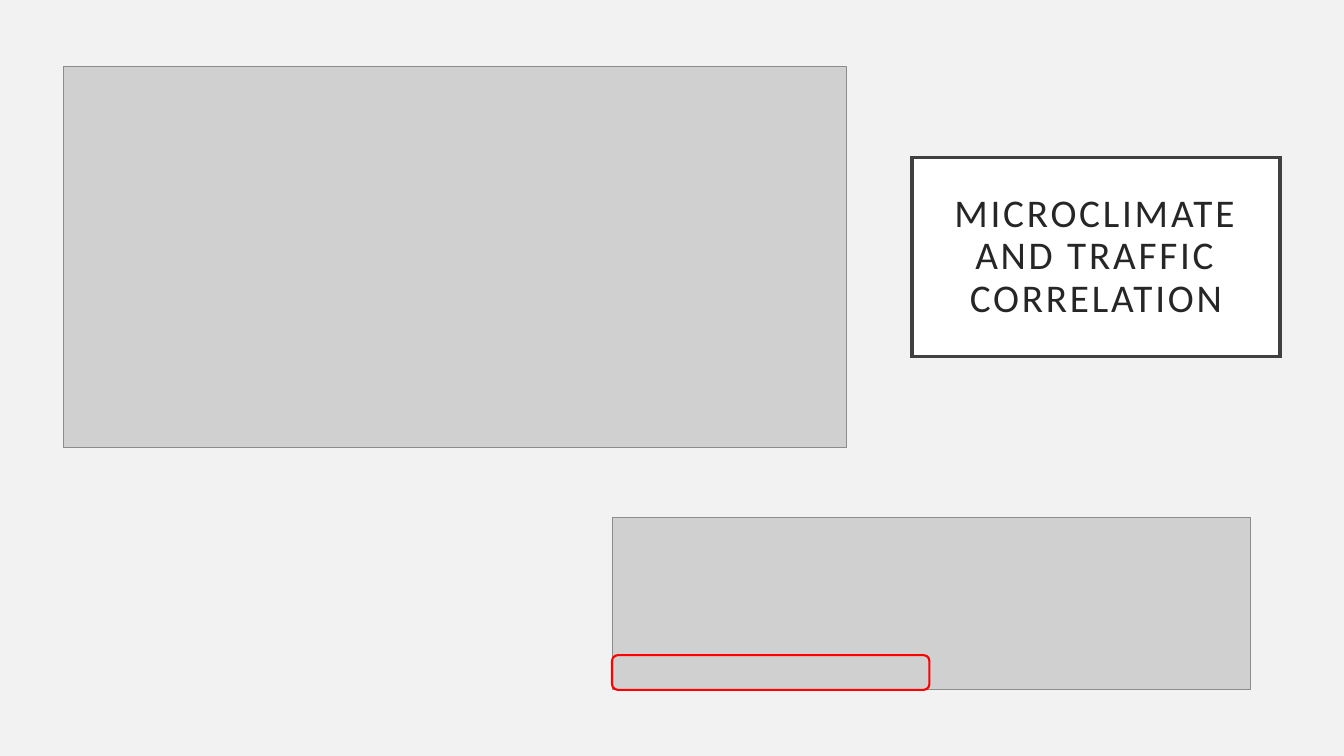
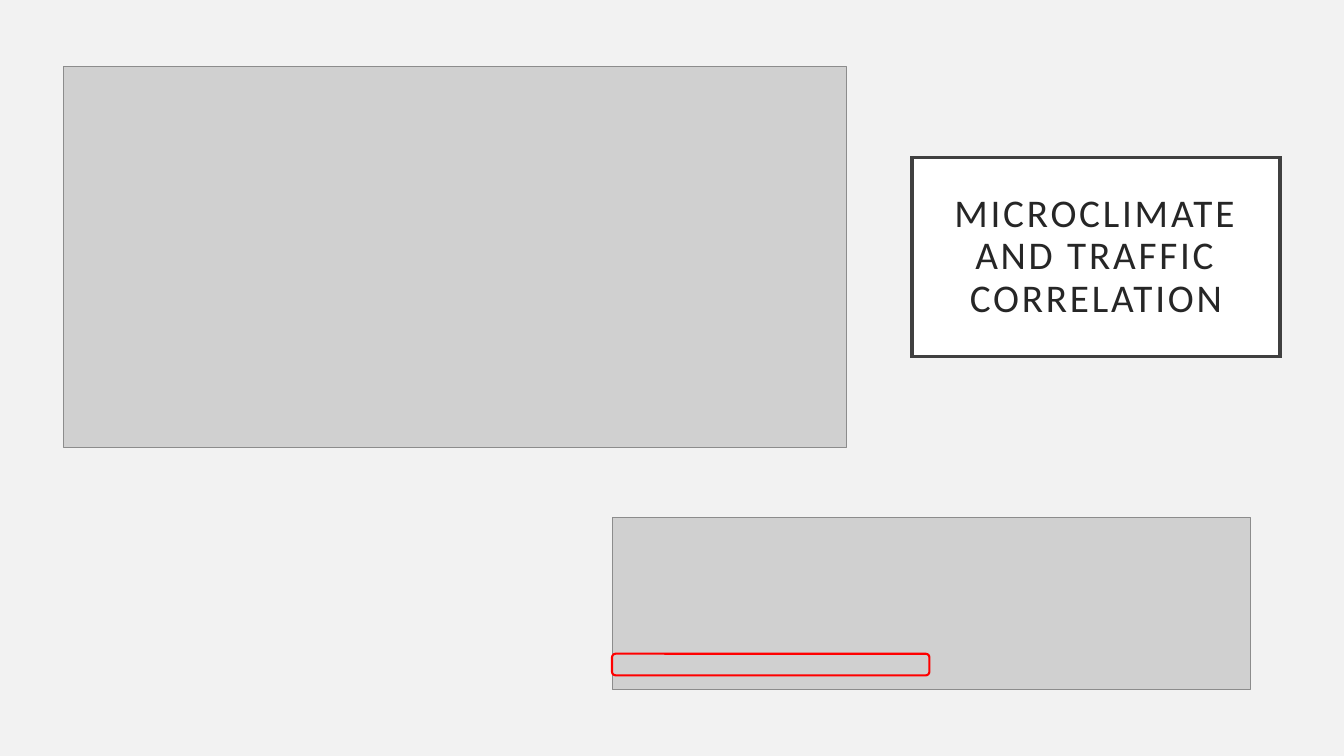
Before and after one commit to georgiaps/IoT_Project, a slide deck: slide 11 of presentations/City Microclimate and Traffic Analysis__v2.pptx. Drawn at 1344x756 pixels with LibreOffice and Linux fonts; fonts in the diff are those of the drawing; grey boxes stand for pictures. Boxes give left, top, right and bottom in pixels: in the first picture for what was removed or moved away, otherwise in the second. Text is boxed around its words. In the diff, an @@ line names an element or a change of style, - is before the commit and + after.

```diff
--- a/presentations/City Microclimate and Traffic Analysis__v2.pptx
+++ b/presentations/City Microclimate and Traffic Analysis__v2.pptx
@@ rounded rectangle: place and size @@
-rounded rectangle at [612, 655, 930, 690]
+rounded rectangle at [612, 654, 930, 676]
```
Also in this commit, not shown: 2 other slides changed, 4 other files.
